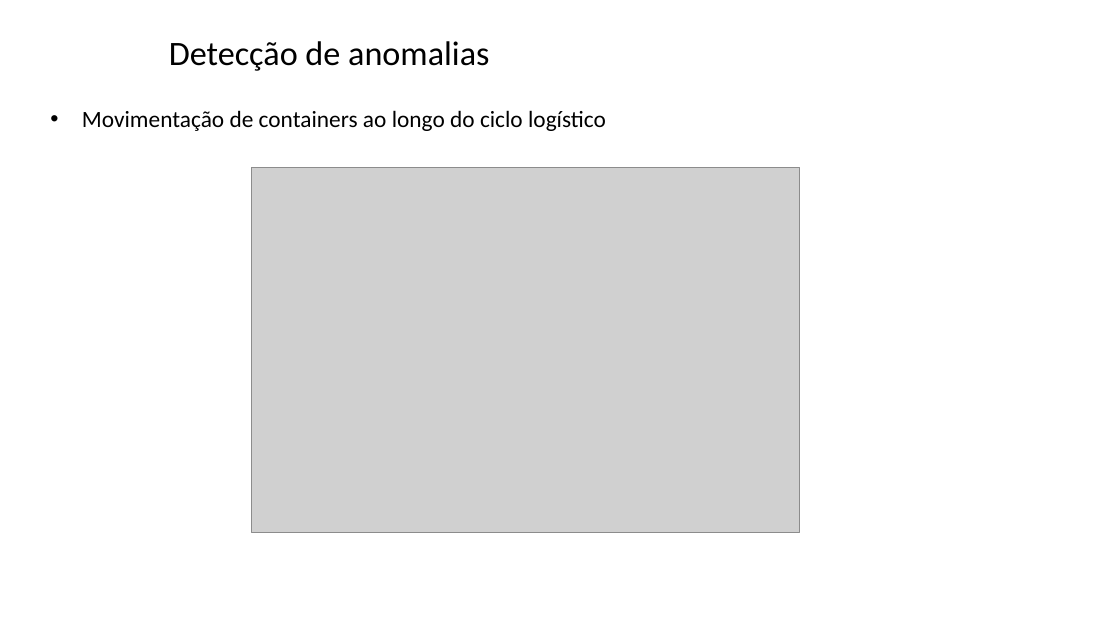
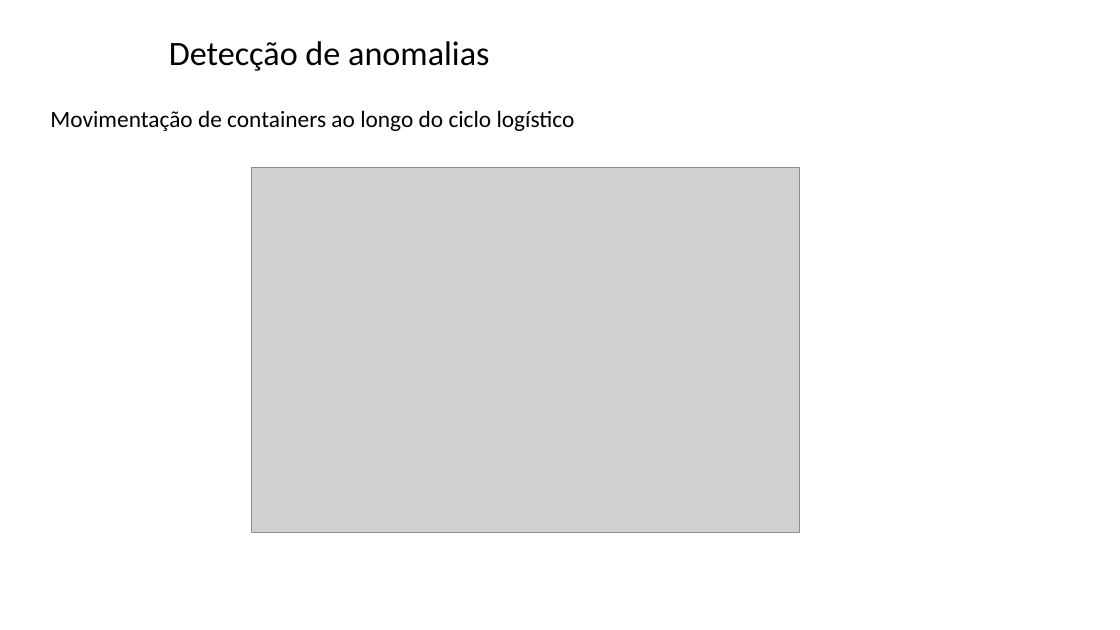
Before and after one commit to zz4fap/tp557-iot-ml, a slide deck: slide 19 of slides/TP557_16_detecção_de_anomalias.pptx (slide 22 before the commit). Drawn at 1120x630 pixels with LibreOffice and Linux fonts; fonts in the diff are those of the drawing; grey boxes stand for pictures; background and template pictures are left out. Boxes give left, top, right and bottom in pixels: in the first picture for what was removed or moved away, otherwise in the second. Text is boxed around its words. In the diff, an @@ line names an element or a change of style, - is before the commit and + after.

```diff
--- a/slides/TP557_16_detecção_de_anomalias.pptx
+++ b/slides/TP557_16_detecção_de_anomalias.pptx
@@ text "Movimentação de containers ao longo ..." at [50,110,575,131]: bullet • to none @@
```
Also in this commit, not shown: 2 other slides changed, 3 slides removed.
